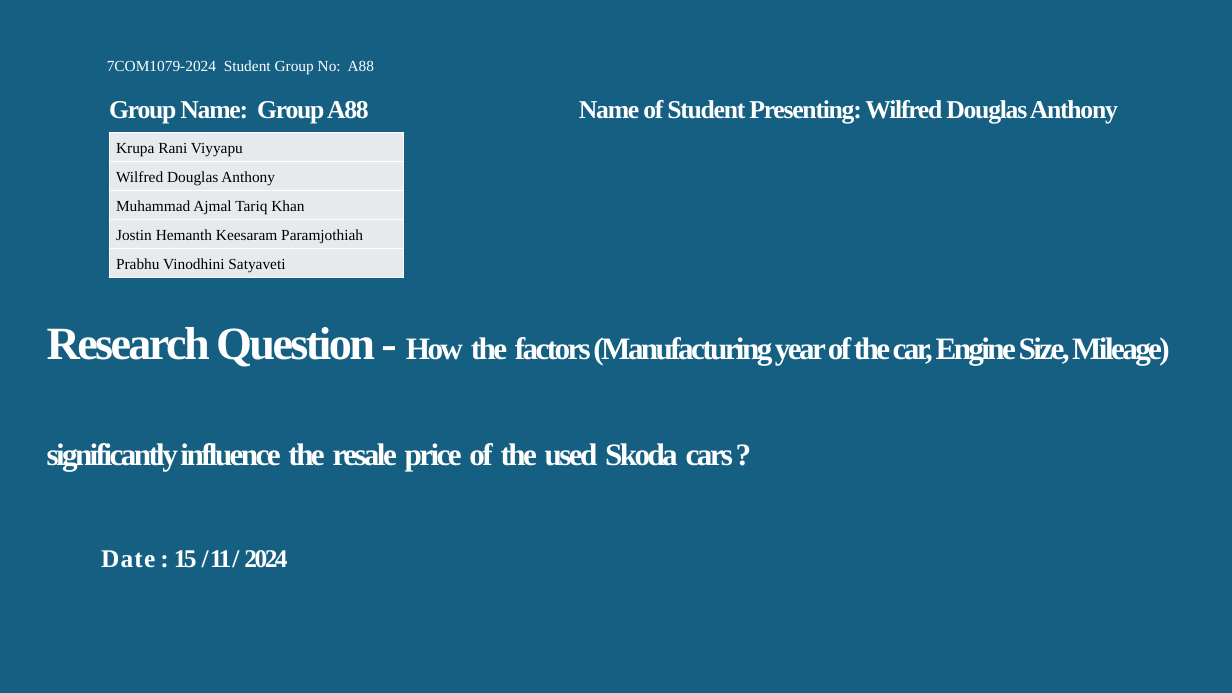
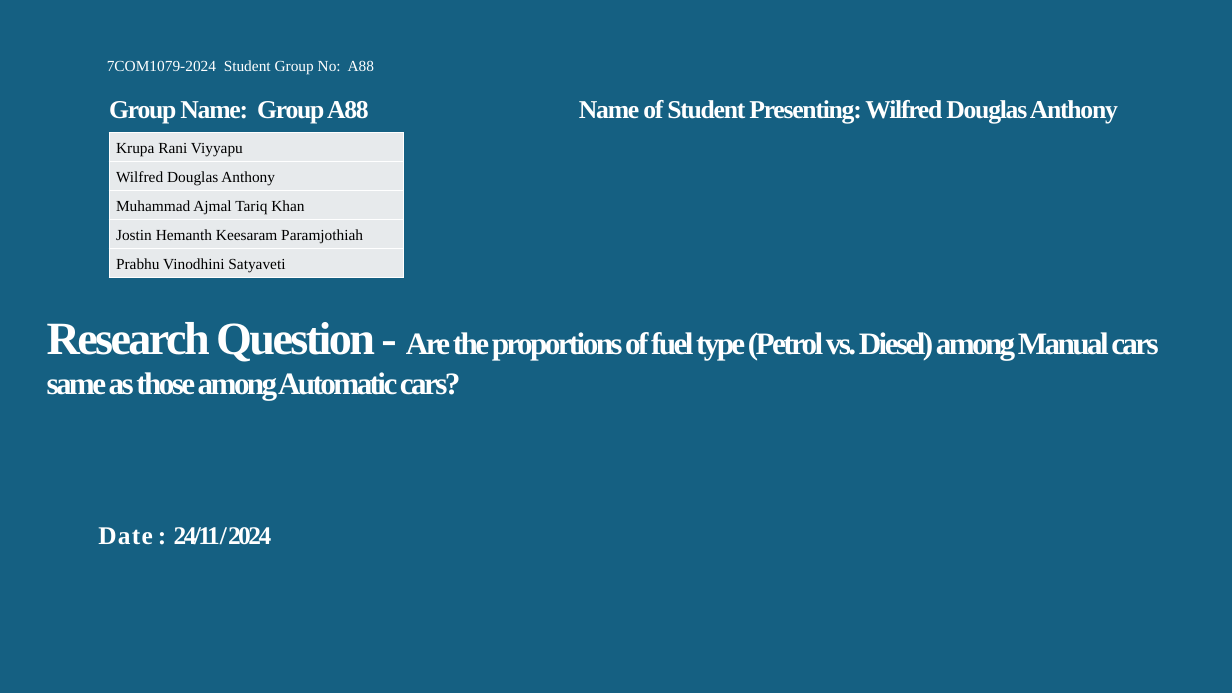
Before and after one commit to KrupaRaniHerts/Group88, a slide deck: slide 1 of 7COM1079-Tutorial_4.pptx. Drawn at 1232x693 pixels with LibreOffice and Linux fonts; fonts in the diff are those of the drawing; background and template pictures are left out. Boxes give left, top, right and bottom in pixels: in the first picture for what was removed or moved away, otherwise in the second. Text is boxed around its words. In the diff, an @@ line names an element or a change of style, - is before the commit and + after.

```diff
--- a/7COM1079-Tutorial_4.pptx
+++ b/7COM1079-Tutorial_4.pptx
@@ title at (x1=47, y1=322, x2=1158, y2=545): text changed @@
-Research Question - How the factors (Manufacturing year of the car, Engine Size, Mileage) significantly influence the resale price of the used Skoda cars ?
-D a t e : 15 / 11 / 2024
+Research Question - Are the proportions of fuel type (Petrol vs. Diesel) among Manual cars same as those among Automatic cars?
+D a t e : 24/11/ 2024
```
Also in this commit, not shown: 2 other slides changed, 3 slides added, 4 slides removed.
